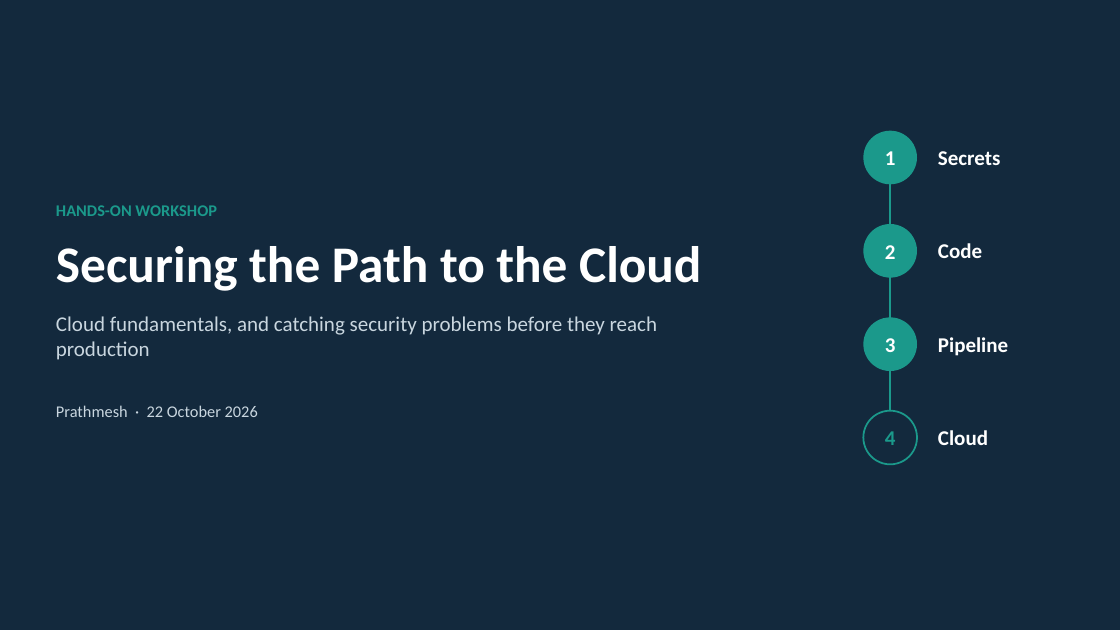
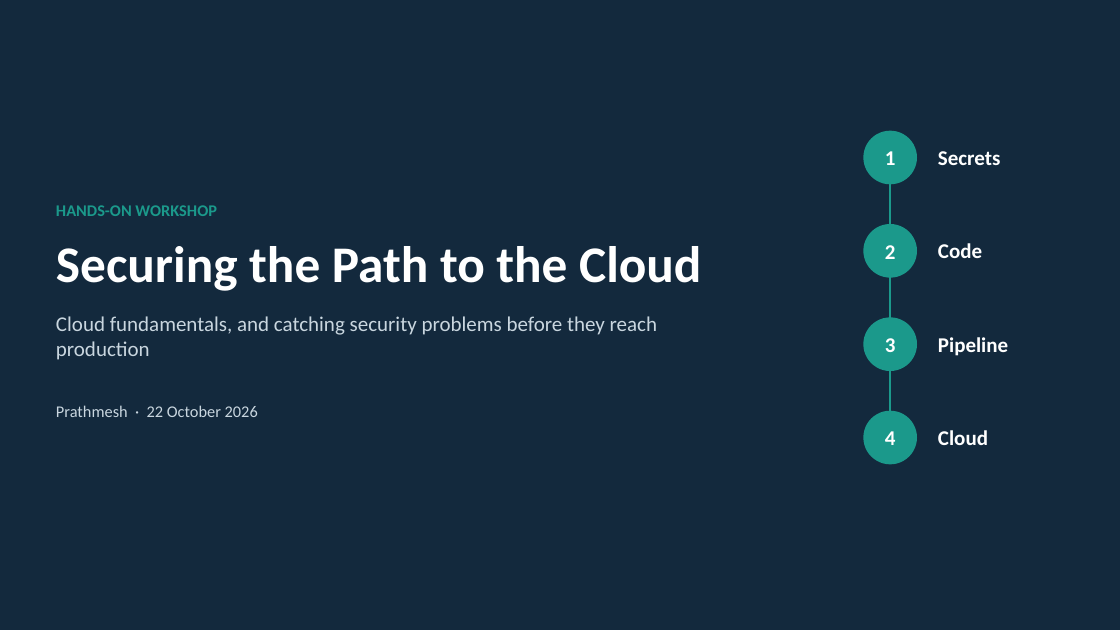
Before and after one commit to PrathameshChopade/MIT-Cloud-Demo, a slide deck: slide 1 of presentation/Securing-the-Path-to-the-Cloud.pptx. Drawn at 1120x630 pixels with LibreOffice and Linux fonts; fonts in the diff are those of the drawing. Boxes give left, top, right and bottom in pixels: in the first picture for what was removed or moved away, otherwise in the second. Text is boxed around its words. In the diff, an @@ line names an element or a change of style, - is before the commit and + after.

```diff
--- a/presentation/Securing-the-Path-to-the-Cloud.pptx
+++ b/presentation/Securing-the-Path-to-the-Cloud.pptx
@@ ellipse "4" at (864, 411, 918, 465): text colour #1B998B to #FFFFFF; fill #13293D to #1B998B; outline #1B998B 1.5 pt to none @@
```
Also in this commit, not shown: 2 other slides changed, 5 slides added, 5 other files.
